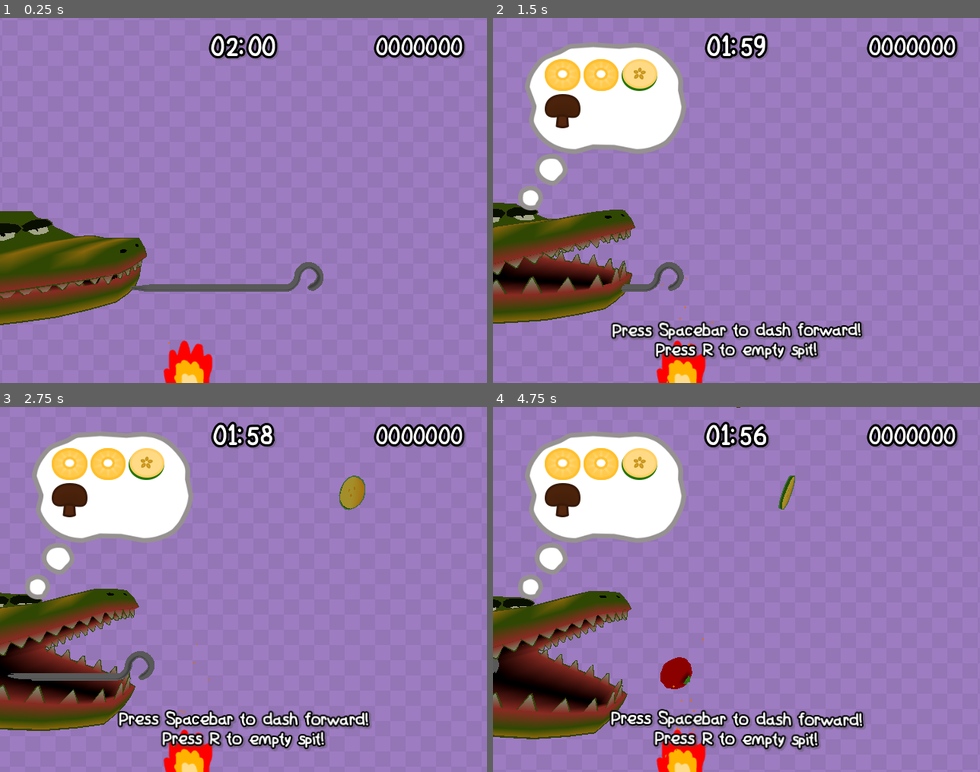
Above: before the commit, frames 1-4 (two rows, left to right).
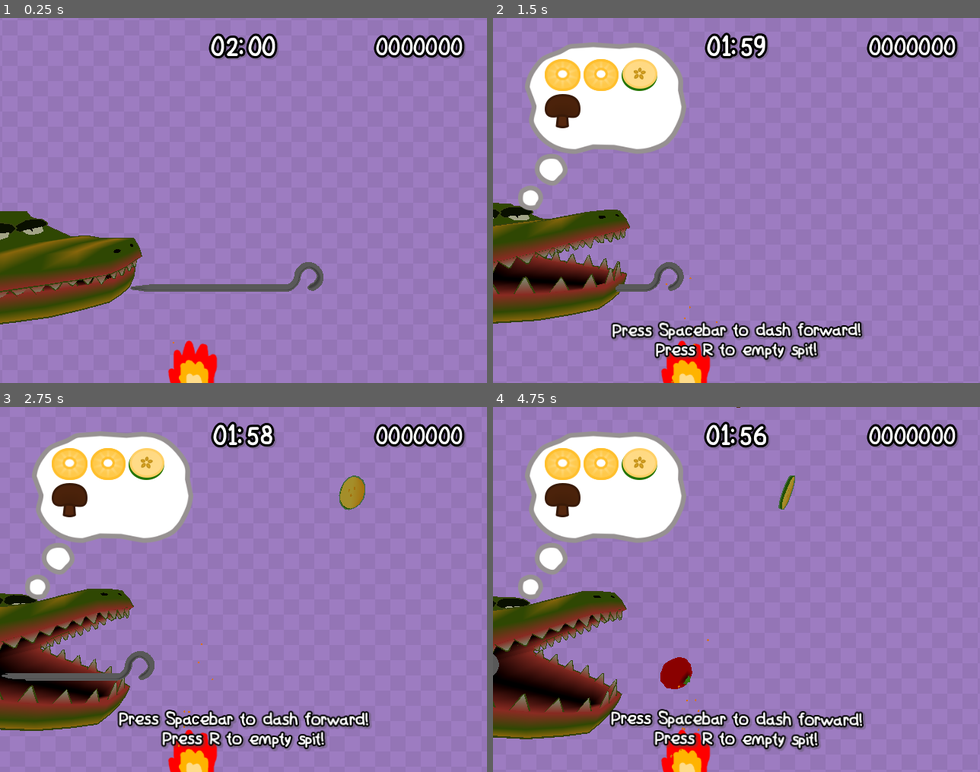
Above: after the commit, the same moments.

Repository: MartinLeGrand/AGES2026GameJam
Game: Godot game, scene res://Project/Maps/GameScene.tscn
Two runs of this game, one before a commit and one after it. Both use one fixed random seed, a clock stepped at 60 frames per second and the inputs below. This scene is started directly instead of the project's main scene. The engine's default icon, where the game draws it, is replaced by a stand-in: a white triangle on a blue panel in a dark square.
Inputs:
- Up to frame 1 (0.25 s): no input
- Up to frame 2 (1.5 s): tap Space (dash) at 0.5, 0.6, 1.25 s; hold Right (ui_right) 0.53-1.28 s; hold Left (ui_left) from 1.28 s (still down); tap R (empty_spit) at 1.35 s
- Up to frame 3 (2.75 s): tap Space (dash) at 2, 2.1 s; release Left (ui_left) at 2.03 s; hold Right (ui_right) from 2.03 s (still down)
- Up to frame 4 (4.75 s): tap Space (dash) at 2.75, 3.5, 3.6, 4.25 s; tap R (empty_spit) at 2.85, 4.35 s; release Right (ui_right) at 3.53 s; hold Left (ui_left) from 3.53 s (still down)

The runs differ from the first frame. In frame 1, 2.2% of the frame differs, in the area x 0-45%, y 52-100%; in frame 2, 2.4%; in frame 3, 2.7%; in frame 4, 2.8%, in the area x 0-45%, y 50-100%.

Commit message:
Unfricked the crocodile

Diff:
--- a/Project/Maps/GameScene.tscn
+++ b/Project/Maps/GameScene.tscn
@@ -285,7 +285,7 @@
 script = ExtResource("5_q8uac")
 
 [node name="Crocodile" type="Node3D" parent="." unique_id=1778846069 node_paths=PackedStringArray("croc_top", "croc_bottom")]
-transform = Transform3D(-4.371139e-08, 0, -1, 0, 1, 0, 1, 0, -4.371139e-08, -12, -3.855, -5)
+transform = Transform3D(-4.371139e-08, 0, -1, 0, 1, 0, 1, 0, -4.371139e-08, -12.254111, -3.855, -5)
 script = ExtResource("8_p7xys")
 croc_top = NodePath("Croc_Top")
 croc_bottom = NodePath("Croc_Top/Croc_Bottom")
@@ -310,7 +310,7 @@
 surface_material_override/0 = SubResource("StandardMaterial3D_bcaam")
 
 [node name="Fire" parent="." unique_id=88479697 instance=ExtResource("10_q8uac")]
-transform = Transform3D(1, 0, 0, 0, 1, 0, 0, 0, 1, -2.4493499, -6.6969757, -5)
+transform = Transform3D(1, 0, 0, 0, 1, 0, 0, 0, 1, -2.2460845, -6.6969757, -5)
 
 [node name="AnimationPlayer" type="AnimationPlayer" parent="." unique_id=1259900917]
 libraries/ = SubResource("AnimationLibrary_gctcx")
